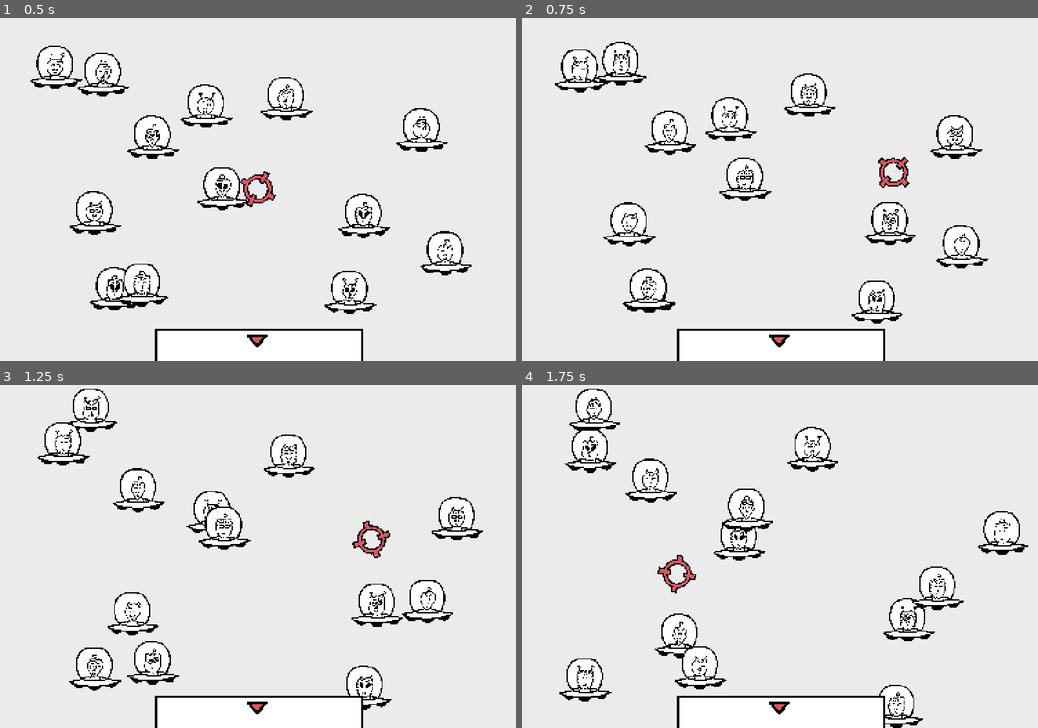
Above: before the commit, frames 1-4 (two rows, left to right).
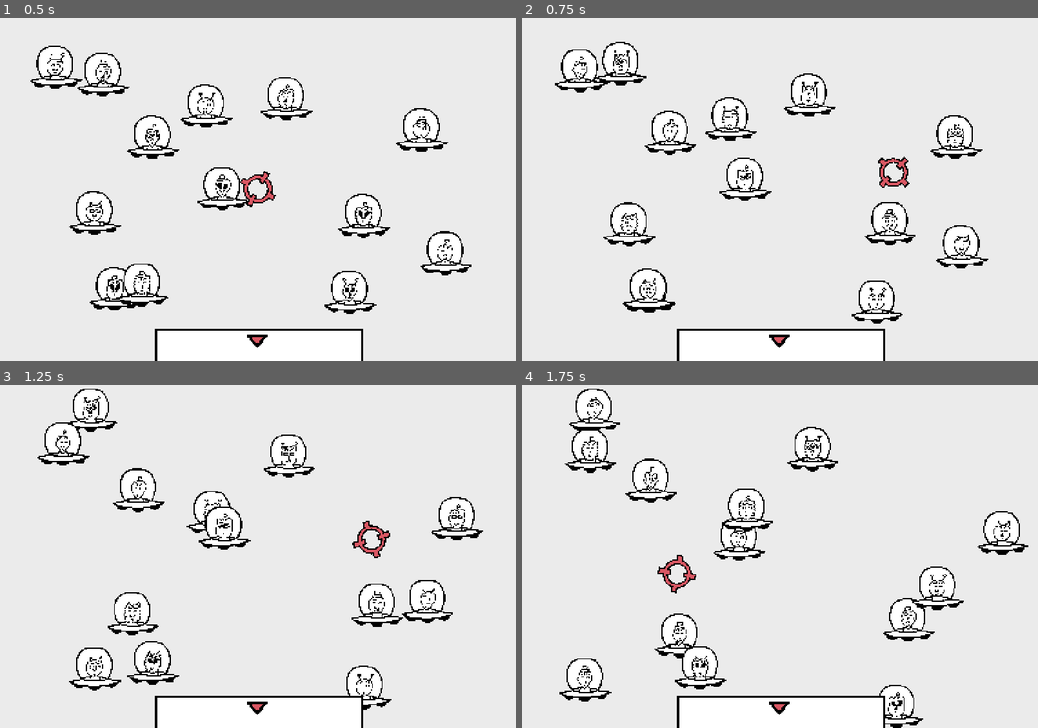
Above: after the commit, the same moments.

Repository: Pablo01bm/jaen-jam
Game: Godot game, scene res://scenes/Level/LevelA/LevelA.tscn
Two runs of this game, one before a commit and one after it. Both use one fixed random seed, a clock stepped at 60 frames per second and the inputs below. This scene is started directly instead of the project's main scene.
Inputs (mouse positions are in pixels of both pictures, inside the frame that each line leads up to):
- Up to frame 1 (0.5 s): no input
- Up to frame 2 (0.75 s): move the mouse to (893, 172) at 0.52 s; tap R (rumble) at 0.6 s
- Up to frame 3 (1.25 s): no input
- Up to frame 4 (1.75 s): move the mouse to (676, 573) at 1.27 s; tap R (rumble) at 1.35 s

Frame 1 is identical in both runs. In frame 2, 0.7% of the frame differs, in the area x 9-87%, y 11-86%; in frame 3, 0.7%; in frame 4, 0.8%, in the area x 10-95%, y 4-97%.

Commit message:
List of bad aliens loaded

Diff:
--- a/autoload/game_globals.gd
+++ b/autoload/game_globals.gd
@@ -15,6 +15,8 @@
 
 signal shake_camera
 
+var alien_motherfuckers: Array[Alien] = []
+
 
 func reset() -> void:
 	current_level_index = 0
--- a/scenes/Alien/alien.gd
+++ b/scenes/Alien/alien.gd
@@ -56,10 +56,12 @@
 	if is_hijoputa:
 		var particle = preload("res://scenes/ovni_particles/OvniParticle.tscn").instantiate()
 		particle.global_position = global_position
+		particle.z_index = z_index
 		get_parent().get_parent().add_child(particle)
 	else:
 		var particle = preload("res://scenes/ovni_particles/GoodOvniParticle.tscn").instantiate()
 		particle.global_position = global_position
+		particle.z_index = z_index
 		get_parent().get_parent().add_child(particle)
 	died.emit(self)
 	queue_free()
--- a/scenes/Level/LevelA/LevelA.tscn
+++ b/scenes/Level/LevelA/LevelA.tscn
@@ -9,7 +9,6 @@
 
 [node name="LevelA" type="Node2D" unique_id=1252264966]
 script = ExtResource("1_pth44")
-velocidad = null
 
 [node name="TestingBouncing" parent="." unique_id=633372936 instance=ExtResource("2_ceoao")]
 position = Vector2(-750, -500)
@@ -22,31 +21,24 @@
 
 [node name="Alien" parent="Aliens" unique_id=1485095013 instance=ExtResource("3_xjaht")]
 position = Vector2(1034, 528)
-is_hijoputa = true
 
 [node name="Alien2" parent="Aliens" unique_id=2002073948 instance=ExtResource("3_xjaht")]
 position = Vector2(326, 221)
-is_hijoputa = true
 
 [node name="Alien3" parent="Aliens" unique_id=905469524 instance=ExtResource("3_xjaht")]
 position = Vector2(830, 249)
-is_hijoputa = true
 
 [node name="Alien4" parent="Aliens" unique_id=545454846 instance=ExtResource("3_xjaht")]
 position = Vector2(205, 499)
-is_hijoputa = true
 
 [node name="Alien5" parent="Aliens" unique_id=806084223 instance=ExtResource("3_xjaht")]
 position = Vector2(1334, 718)
-is_hijoputa = true
 
 [node name="Alien6" parent="Aliens" unique_id=552445047 instance=ExtResource("3_xjaht")]
 position = Vector2(475, 371)
-is_hijoputa = true
 
 [node name="Alien7" parent="Aliens" unique_id=1918898411 instance=ExtResource("3_xjaht")]
 position = Vector2(150, 120)
-is_hijoputa = true
 
 [node name="Alien8" parent="Aliens" unique_id=2004046912 instance=ExtResource("3_xjaht")]
 position = Vector2(590, 175)
--- /dev/null
+++ b/scenes/Level/LevelB/LevelB.tscn
@@ -0,0 +1,3 @@
+[gd_scene format=3 uid="uid://bsmsqo545kdhf"]
+
+[node name="LevelB" type="Node2D" unique_id=1545661808]
--- a/scenes/Level/level.gd
+++ b/scenes/Level/level.gd
@@ -22,20 +22,20 @@
 
 func _collect_aliens() -> void:
 	m_aliens.clear()
-	for child in get_children():
+	for child in $Aliens.get_children():
 		if child is Alien:
 			m_aliens.append(child)
 			child.died.connect(_on_alien_died)
 
 
 func _generate_hijoputas() -> void:
-	print("GENERANDO MAMAHUEVOS")
 	m_hijoputas.clear()
 
+	print( m_aliens.size())
 	if m_aliens.size() < HIJOPUTA_COUNT:
 		push_warning("Level: no hay suficientes alienigenas puteros para elegir %d hijoputas" % HIJOPUTA_COUNT)
 		return
-
+	print("GENERANDO MAMAHUEVOS")
 	var candidates := m_aliens.duplicate()
 	candidates.shuffle()
 
@@ -47,8 +47,13 @@
 	# Una vez decididos los 3 pues que no se parezcan manin
 	for hijoputa in m_hijoputas:
 		_ensure_unique_face(hijoputa)
+		# Actualizamos las caras usando globals
+		GameGlobals.alien_motherfuckers.append(hijoputa)
 
-# Este metodo cogelo con pinzas, hice lo que pude
+
+	$WantedList._update_alien_faces()
+
+
 func _ensure_unique_face(alien: Alien) -> void:
 	var tries := 0
 	while _face_collides(alien) and tries < MAX_REROLL_TRIES:
--- a/scenes/alien_face/alien_face.gd
+++ b/scenes/alien_face/alien_face.gd
@@ -15,6 +15,9 @@
 	attributes[4] = randf_range(0, attr_range.get(4))
 	attributes[5] = randf_range(0, attr_range.get(5))
 
+	update_face(attributes)
+
+func update_face(attributes: Array) -> void:
 	$Head.frame = attributes.get(0)
 	$Eyebrows.frame = attributes.get(1)
 	$Eyes.frame = attributes.get(2)
@@ -22,6 +25,7 @@
 	$Mouth.frame = attributes.get(4)
 	$Top.frame = attributes.get(5)
 
+
 func _process(delta: float) -> void:
 	if Input.is_action_just_pressed("rumble"):
 		randomize_face()
--- a/scenes/list/WantedList.tscn
+++ b/scenes/list/WantedList.tscn
@@ -86,15 +86,16 @@
 theme_override_font_sizes/font_size = 79
 text = "WANTED!!"
 
-[node name="Node2D" type="Node2D" parent="Sprite2D" unique_id=1614716022]
+[node name="BadAliens" type="Node2D" parent="Sprite2D" unique_id=1614716022]
 position = Vector2(0, -4)
 
-[node name="AlienFace" parent="Sprite2D/Node2D" unique_id=548084301 instance=ExtResource("3_cbkq7")]
+[node name="AlienFace1" parent="Sprite2D/BadAliens" unique_id=548084301 instance=ExtResource("3_cbkq7")]
+unique_name_in_owner = true
 visible = false
 position = Vector2(-192.00002, 17)
 scale = Vector2(2.4279292, 2.4279292)
 
-[node name="Label" type="Label" parent="Sprite2D/Node2D/AlienFace" unique_id=745761850]
+[node name="Label" type="Label" parent="Sprite2D/BadAliens/AlienFace1" unique_id=745761850]
 offset_left = 39.128006
 offset_top = -4.53061
 offset_right = 116.128006
@@ -102,12 +103,13 @@
 theme_override_colors/font_color = Color(0, 0, 0, 1)
 text = "Nombre 1"
 
-[node name="AlienFace2" parent="Sprite2D/Node2D" unique_id=1314295802 instance=ExtResource("3_cbkq7")]
+[node name="AlienFace2" parent="Sprite2D/BadAliens" unique_id=1314295802 instance=ExtResource("3_cbkq7")]
+unique_name_in_owner = true
 visible = false
 position = Vector2(-192.00002, 208)
 scale = Vector2(2.4279292, 2.4279292)
 
-[node name="Label" type="Label" parent="Sprite2D/Node2D/AlienFace2" unique_id=1758248649]
+[node name="Label" type="Label" parent="Sprite2D/BadAliens/AlienFace2" unique_id=1758248649]
 offset_left = 39.128006
 offset_top = -4.53061
 offset_right = 116.128006
@@ -115,12 +117,13 @@
 theme_override_colors/font_color = Color(0, 0, 0, 1)
 text = "Nombre 1"
 
-[node name="AlienFace3" parent="Sprite2D/Node2D" unique_id=1907983893 instance=ExtResource("3_cbkq7")]
+[node name="AlienFace3" parent="Sprite2D/BadAliens" unique_id=1907983893 instance=ExtResource("3_cbkq7")]
+unique_name_in_owner = true
 visible = false
 position = Vector2(-192.00002, 397)
 scale = Vector2(2.4279292, 2.4279292)
 
-[node name="Label" type="Label" parent="Sprite2D/Node2D/AlienFace3" unique_id=855332293]
+[node name="Label" type="Label" parent="Sprite2D/BadAliens/AlienFace3" unique_id=855332293]
 offset_left = 39.128006
 offset_top = -4.53061
 offset_right = 116.128006
--- a/scenes/list/wanted_list.gd
+++ b/scenes/list/wanted_list.gd
@@ -1,13 +1,13 @@
 extends Node2D
 
 @onready var tween: Tween
-@export var wanted_aliend = []
-@onready var aliens = [$Sprite2D/Node2D/AlienFace,
-$Sprite2D/Node2D/AlienFace2,
-$Sprite2D/Node2D/AlienFace3]
+@export var wanted_aliens = []
+@onready var aliens = [%AlienFace1,
+%AlienFace2,
+%AlienFace3]
 
 func _ready() -> void:
-	for i in range(wanted_aliend.size()):
+	for i in range(wanted_aliens.size()):
 		aliens.get(i).visible = true
 
 func _process(delta: float) -> void:
@@ -50,3 +50,14 @@
 
 func _on_area_2d_area_exited(area: Area2D) -> void:
 	move_down()
+
+func _update_alien_faces() -> void:
+	var i = 0
+	print("Updating motherfucker hijueputa otra vez corazon de viejita")
+	wanted_aliens = GameGlobals.alien_motherfuckers
+	print(wanted_aliens.size())
+	if wanted_aliens.size() > 0:
+		for bad_alien in wanted_aliens:
+			$Sprite2D/BadAliens.get_child(i).visible = true
+			$Sprite2D/BadAliens.get_child(i).update_face(bad_alien.get_info_array())
+			i += 1
